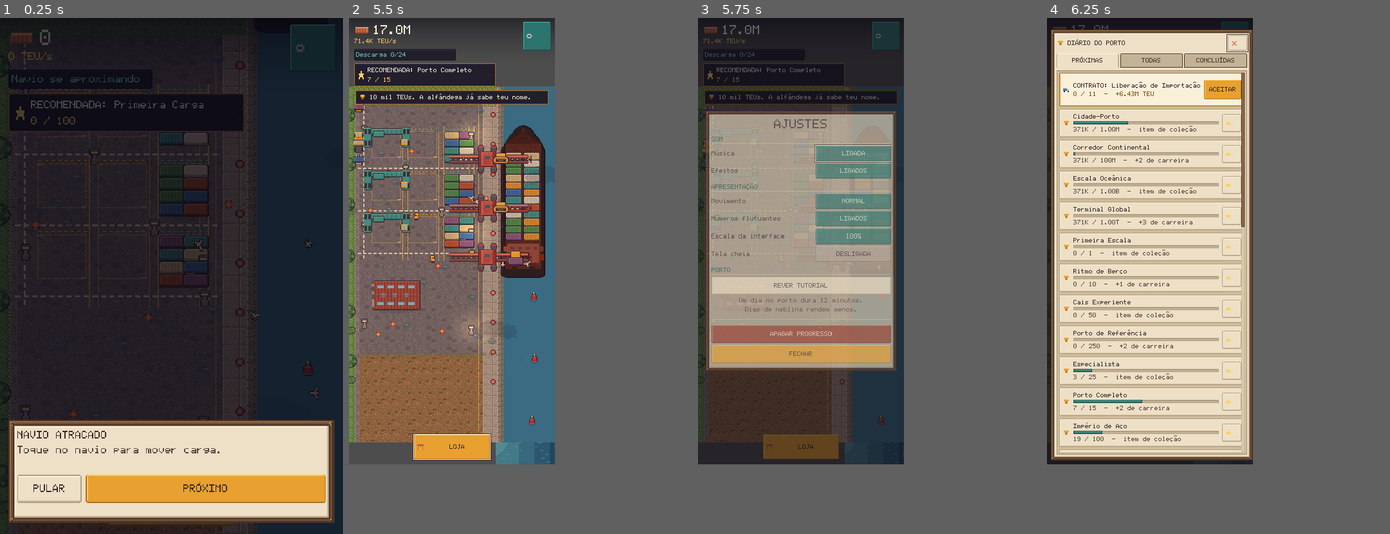
Above: before the commit, frames 1-4 (left to right).
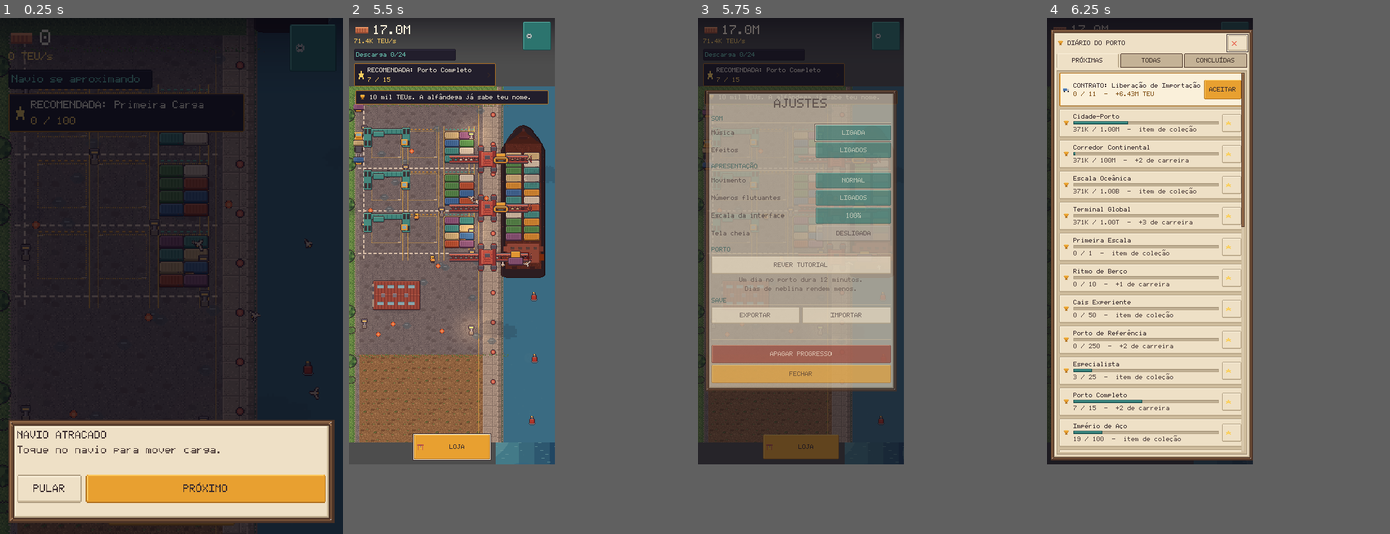
Above: after the commit, the same moments.

Repository: chicogborba/HarborClick
Game: Godot game, scene res://tools/capture/capture.tscn
Same seed, same stepped clock (60 frames per second), same inputs: the game is played once before the commit and once after it. This scene is started directly instead of the project's main scene.
Inputs (mouse positions are in pixels of both pictures, inside the frame that each line leads up to):
- Up to frame 1 (0.25 s): no input
- Up to frame 2 (5.5 s): click "LOJA" at 0.5 s; tap Enter (ui_accept) at 1.25, 1.52, 4.52 s; move the mouse to (503, 379) at 1.27 s; hold Up 1.28-2 s; click (503, 379) at 1.42 s; drag from (623, 353) to (503, 379) at 2.02 s; move the mouse to (417, 198) at 2.77 s; hold A (pan_left) 2.78-3.5 s; drag from (537, 276) to (417, 198) at 3.52 s; move the mouse to (469, 147) at 4.27 s; hold Down 4.28-5 s; drag from (520, 276) to (469, 147) at 5.02 s
- Up to frame 3 (5.75 s): no input
- Up to frame 4 (6.25 s): click (1143, 363) at 5.75 s, where only the run after the commit has a clickable "EXPORTAR"

Frames 1-2 are identical in both runs. In frame 3, 18% of the frame differs, in the area x 2-58%, y 14-73%; in frame 4, nothing differs.

Commit message:
feat: manual save backup, storage detection and a reproducible web build
Closes the shippable half of phase 7.

Backup: Ajustes now exports the live run to the clipboard and to
user://harborclick_save.json, and imports it back behind a second
confirmation. Export builds the same envelope save_game writes, so a
backup can never be a different shape from a real save.

Import is validated by exactly the rules a file on disk has to pass, and
that shared validator fixed a real bug on the load path too: a truncated
or foreign `{}` was being read as a valid v1 save, which silently reset
the run instead of falling back to the backup. A v1 envelope must now
carry the one field every v1 save had.

Storage: user:// is probed at boot. A browser refusing site data — a
private window, a full quota — is surfaced in Ajustes instead of letting
someone build a run for an hour and lose it on reload.

Lifecycle: every route out of the foreground writes synchronously,
including WM_GO_BACK_REQUEST, and APPLICATION_RESUMED re-credits offline
progress through the same path a cold start uses so the two cannot
disagree.

Web: export_presets.cfg with the Compatibility/WebGL2 preset (tools,
tests and .devprobe excluded so dev probes never ship), a build script
that runs the whole regression before exporting, and a tiny server that
sets the COOP/COEP headers the export needs. Verified as far as Godot
asking for export templates, which are not installed here — so the build
itself and the browser persistence test are still owed, and the roadmap
says so rather than claiming them.

Co-Authored-By: Claude Opus 5 <noreply@anthropic.com>

Diff:
--- a/scripts/autoload/save_manager.gd
+++ b/scripts/autoload/save_manager.gd
@@ -20,10 +20,13 @@
 var _loaded_sections: Dictionary = {}
 var _has_loaded_game := false
 var _save_path := SAVE_PATH
+var _last_saved_at := 0.0
+var _storage_ok := true
 
 
 func _ready() -> void:
 	_connect_save_events()
+	probe_storage()
 	# Test runners choose an isolated path during their first deferred frame.
 	# Loading user://save.json here would migrate/credit the player's real save
 	# before the runner can redirect us.
@@ -61,10 +64,18 @@
 
 
 func _notification(what: int) -> void:
+	# Android and iOS can kill a backgrounded app without warning, and a web
+	# tab can be discarded on navigation, so every route out of the foreground
+	# writes synchronously rather than waiting for the autosave tick.
 	if what == NOTIFICATION_APPLICATION_PAUSED \
 			or what == NOTIFICATION_APPLICATION_FOCUS_OUT \
+			or what == NOTIFICATION_WM_GO_BACK_REQUEST \
 			or what == NOTIFICATION_WM_CLOSE_REQUEST:
 		save_game(&"lifecycle")
+	if what == NOTIFICATION_APPLICATION_RESUMED:
+		# Time passed while we were away. Re-crediting from the last write is
+		# the same path a cold start takes, so the two can never disagree.
+		_apply_offline_progress(_last_saved_at)
 	if what == NOTIFICATION_WM_CLOSE_REQUEST:
 		get_tree().quit()
 
@@ -95,7 +106,10 @@
 	return _loaded_sections.get("yard", _pending.get("yard", []))
 
 
-func save_game(reason: StringName = &"manual") -> bool:
+func build_envelope() -> Dictionary:
+	## The exact payload that would be written right now. Shared by save and
+	## manual export so an exported file can never be a different shape from a
+	## real save.
 	# Preserve payloads whose providers have not registered yet. Registered
 	# providers overwrite their own section with a fresh snapshot below.
 	var sections: Dictionary = _loaded_sections.duplicate(true)
@@ -105,19 +119,25 @@
 	# Main currently owns the yard lifecycle and has not registered it itself.
 	if yard != null:
 		sections["yard"] = yard.to_save()
-	var envelope := {
+	return {
 		"save_version": SAVE_VERSION,
 		"saved_at_unix": Time.get_unix_time_from_system(),
 		"core": GameState.to_save(),
 		"time": TimeManager.to_save(),
 		"sections": sections,
 	}
+
+
+func save_game(reason: StringName = &"manual") -> bool:
+	var envelope := build_envelope()
+	var sections: Dictionary = envelope.sections
 	if not _write_atomically(envelope):
 		EventBus.save_finished.emit(false, reason)
 		return false
 	_pending = sections.duplicate(true)
 	_loaded_sections = sections.duplicate(true)
 	_has_loaded_game = true
+	_last_saved_at = float(envelope.saved_at_unix)
 	EventBus.save_finished.emit(true, reason)
 	return true
 
@@ -173,7 +193,8 @@
 		if _loaded_sections.has(id):
 			var restore: Callable = _sections[id].restore
 			restore.call(_loaded_sections[id])
-	_apply_offline_progress(float(envelope.get("saved_at_unix", envelope.get("timestamp", 0.0))))
+	_last_saved_at = float(envelope.get("saved_at_unix", envelope.get("timestamp", 0.0)))
+	_apply_offline_progress(_last_saved_at)
 
 
 func _apply_offline_progress(saved_at: float) -> void:
@@ -280,12 +301,27 @@
 	if not (parsed is Dictionary):
 		return {}
 	var data: Dictionary = parsed
+	return data if envelope_problem(data).is_empty() else {}
+
+
+static func envelope_problem(data: Dictionary) -> String:
+	## The one place a payload is judged, so a file on disk and a pasted backup
+	## are held to identical rules. Returns "" when the envelope is usable.
 	var version := int(data.get("save_version", 1))
 	if version > SAVE_VERSION:
-		return {}
-	if version >= 2 and (not (data.get("core", null) is Dictionary) or not (data.get("time", null) is Dictionary) or not (data.get("sections", null) is Dictionary)):
-		return {}
-	return data
+		return "Save de uma versão mais nova (v%d)." % version
+	if version >= 2:
+		if not (data.get("core", null) is Dictionary
+				and data.get("time", null) is Dictionary
+				and data.get("sections", null) is Dictionary):
+			return "Save incompleto ou corrompido."
+		return ""
+	# A v1 envelope was flat. Requiring the one field every v1 save carried
+	# stops an empty or foreign JSON object from being read as a valid save —
+	# which would silently wipe the run instead of falling back to the backup.
+	if not data.has("teus"):
+		return "Isso não é um save do HarborClick."
+	return ""
 
 
 func _tmp_path() -> String:
@@ -303,3 +339,70 @@
 func set_save_path_for_tests(path: String) -> void:
 	## Deliberately public so the headless suite can isolate its files.
 	_save_path = path
+
+
+# ------------------------------------------------------ manual backup / web
+
+const EXPORT_PATH := "user://harborclick_save.json"
+
+
+func storage_available() -> bool:
+	## A browser can refuse `user://` entirely — private windows, blocked
+	## site data, a full quota. Silently playing a run that will evaporate on
+	## reload is the worst possible outcome, so this is probed at boot and the
+	## answer is surfaced in Ajustes.
+	return _storage_ok
+
+
+func probe_storage() -> bool:
+	var probe := _save_path + ".probe"
+	var file := FileAccess.open(probe, FileAccess.WRITE)
+	if file == null:
+		_storage_ok = false
+		return false
+	file.store_string("ok")
+	file.close()
+	var back := FileAccess.open(probe, FileAccess.READ)
+	_storage_ok = back != null and back.get_as_text() == "ok"
+	if back != null:
+		back.close()
+	if FileAccess.file_exists(probe):
+		DirAccess.remove_absolute(ProjectSettings.globalize_path(probe))
+	return _storage_ok
+
+
+func export_text() -> String:
+	## The live state, not whatever is on disk: exporting has to capture the
+	## run the player is actually in.
+	return JSON.stringify(build_envelope(), "  ")
+
+
+func export_to_file(path: String = EXPORT_PATH) -> bool:
+	var file := FileAccess.open(path, FileAccess.WRITE)
+	if file == null:
+		return false
+	file.store_string(export_text())
+	file.flush()
+	file.close()
+	return true
+
+
+func import_text(text: String) -> Dictionary:
+	## Validated against exactly the same rules a save file on disk has to
+	## pass, then written through the normal atomic path so a bad paste can
+	## never leave the primary save half-written.
+	var json := JSON.new()
+	if json.parse(text.strip_edges()) != OK:
+		return {"ok": false, "error": "Isso não é um save (JSON inválido)."}
+	var parsed: Variant = json.data
+	if not parsed is Dictionary:
+		return {"ok": false, "error": "Isso não é um save do HarborClick."}
+	var envelope: Dictionary = parsed
+	var problem := envelope_problem(envelope)
+	if not problem.is_empty():
+		return {"ok": false, "error": problem}
+	if not _write_atomically(envelope):
+		return {"ok": false, "error": "Não foi possível gravar o save."}
+	_apply_loaded(envelope)
+	EventBus.save_finished.emit(true, &"import")
+	return {"ok": true, "error": ""}
--- a/scripts/ui/settings_panel.gd
+++ b/scripts/ui/settings_panel.gd
@@ -30,6 +30,8 @@
 var _tutorial_btn: Button
 var _safe_rect := Rect2()
 var _focus_return: Control
+var _backup_status: Label
+var _confirm_import := false
 
 
 func _ready() -> void:
@@ -95,6 +97,29 @@
 	note.horizontal_alignment = HORIZONTAL_ALIGNMENT_CENTER
 	_content.add_child(note)
 
+	_content.add_child(_caption("SAVE"))
+	var backup_row := HBoxContainer.new()
+	backup_row.add_theme_constant_override(&"separation", 4)
+	_content.add_child(backup_row)
+	var export_btn := UiTheme.button("EXPORTAR", &"ghost", UiTheme.SIZE_SMALL)
+	export_btn.custom_minimum_size.y = 26.0
+	export_btn.size_flags_horizontal = Control.SIZE_EXPAND_FILL
+	UiTheme.describe(export_btn, "Exportar o save",
+		"Copia o save para a área de transferência e grava uma cópia em disco.")
+	export_btn.pressed.connect(_on_export)
+	backup_row.add_child(export_btn)
+	var import_btn := UiTheme.button("IMPORTAR", &"ghost", UiTheme.SIZE_SMALL)
+	import_btn.custom_minimum_size.y = 26.0
+	import_btn.size_flags_horizontal = Control.SIZE_EXPAND_FILL
+	UiTheme.describe(import_btn, "Importar um save",
+		"Lê o save da área de transferência e substitui o progresso atual.")
+	import_btn.pressed.connect(_on_import)
+	backup_row.add_child(import_btn)
+	_backup_status = UiTheme.label("", UiTheme.SIZE_SMALL, UiTheme.INK_SOFT)
+	_backup_status.horizontal_alignment = HORIZONTAL_ALIGNMENT_CENTER
+	_backup_status.autowrap_mode = TextServer.AUTOWRAP_WORD_SMART
+	_content.add_child(_backup_status)
+
 	_content.add_child(UiTheme.spacer(4.0))
 	_content.add_child(UiTheme.divider())
 	_content.add_child(UiTheme.spacer(2.0))
@@ -151,8 +176,16 @@
 
 func open() -> void:
 	_confirm_wipe = false
+	_confirm_import = false
 	_wipe_btn.text = "APAGAR PROGRESSO"
 	UiTheme.style_button(_wipe_btn, &"danger")
+	# A browser that refuses site data would otherwise let the player build a
+	# run for an hour and lose it on reload without ever being warned.
+	if SaveManager.storage_available():
+		_backup_status.text = ""
+	else:
+		_backup_status.text = "Este navegador não está guardando o progresso. Exporte o save antes de sair."
+		_backup_status.label_settings.font_color = UiTheme.DANGER
 	_refresh()
 	_focus_return = get_viewport().gui_get_focus_owner()
 	visible = true
@@ -249,6 +282,38 @@
 	_refresh()
 
 
+func _on_export() -> void:
+	## Clipboard first: on the web build it is the only channel out of the
+	## sandbox, and on desktop the file copy is the one you can actually keep.
+	DisplayServer.clipboard_set(SaveManager.export_text())
+	var wrote := SaveManager.export_to_file()
+	_backup_status.text = "Save copiado. Cópia em %s" % SaveManager.EXPORT_PATH \
+		if wrote else "Save copiado para a área de transferência."
+	_backup_status.label_settings.font_color = UiTheme.TEAL_DEEP
+	AudioManager.play_sfx("tap")
+
+
+func _on_import() -> void:
+	## Two presses: this overwrites the run in progress and there is no undo.
+	if not _confirm_import:
+		_confirm_import = true
+		_backup_status.text = "Isso substitui o progresso atual. Toque de novo."
+		_backup_status.label_settings.font_color = UiTheme.DANGER
+		AudioManager.play_sfx("deny")
+		return
+	_confirm_import = false
+	var result := SaveManager.import_text(DisplayServer.clipboard_get())
+	if bool(result.get("ok", false)):
+		_backup_status.text = "Save importado."
+		_backup_status.label_settings.font_color = UiTheme.TEAL_DEEP
+		AudioManager.play_sfx("build")
+		get_tree().reload_current_scene()
+		return
+	_backup_status.text = str(result.get("error", "Falha ao importar."))
+	_backup_status.label_settings.font_color = UiTheme.DANGER
+	AudioManager.play_sfx("deny")
+
+
 func _on_wipe() -> void:
 	if not _confirm_wipe:
 		_confirm_wipe = true
--- /dev/null
+++ b/tests/backup_test_runner.gd
@@ -0,0 +1,96 @@
+extends Node
+## Manual save export/import contract.
+## Run with:
+## Godot --headless --path . res://tests/backup_test_runner.tscn
+##
+## A player moving between a browser and a phone, or clearing site data by
+## accident, needs a save they can carry by hand. That is only worth having if
+## a round trip reproduces the same state exactly and a bad paste cannot
+## destroy the run that is already there.
+
+const TEST_SAVE_PATH := "user://harborclick_backup_test.json"
+const TEST_EXPORT_PATH := "user://harborclick_backup_test_export.json"
+
+var failures: Array[String] = []
+
+
+func _init() -> void:
+	call_deferred("_run")
+
+
+func _run() -> void:
+	SaveManager.set_save_path_for_tests(TEST_SAVE_PATH)
+	SaveManager.wipe()
+	GameState.from_save({})
+
+	_test_round_trip_reproduces_the_same_state()
+	_test_a_bad_paste_leaves_the_run_alone()
+	_test_storage_probe_reports_a_writable_user_dir()
+
+	SaveManager.wipe()
+	if FileAccess.file_exists(TEST_EXPORT_PATH):
+		DirAccess.remove_absolute(ProjectSettings.globalize_path(TEST_EXPORT_PATH))
+	_expect(not FileAccess.file_exists(TEST_SAVE_PATH), "cleanup removes the test save")
+
+	if failures.is_empty():
+		print("BACKUP TESTS PASSED (round trip, rejection, storage probe)")
+		get_tree().quit(0)
+	else:
+		for failure in failures:
+			push_error(failure)
+		print("BACKUP TESTS FAILED: %d assertion(s)" % failures.size())
+		get_tree().quit(1)
+
+
+func _test_round_trip_reproduces_the_same_state() -> void:
+	GameState.teus = 123456.0
+	GameState.lifetime_teus = 999999.0
+	GameState.owned["estivador"] = 7
+	GameState.upgrades["luvas"] = true
+	GameState.recompute()
+	var exported := SaveManager.export_text()
+	_expect(SaveManager.export_to_file(TEST_EXPORT_PATH),
+		"the export also lands on disk as a file the player can keep")
+
+	# Wander far away, then come back through the exported text alone.
+	GameState.teus = 1.0
+	GameState.owned.clear()
+	GameState.upgrades.clear()
+	GameState.recompute()
+	var result := SaveManager.import_text(exported)
+	_expect(bool(result.get("ok", false)),
+		"a save exported from the live run imports cleanly")
+	_expect(is_equal_approx(GameState.teus, 123456.0),
+		"the imported run has its currency back (%.1f)" % GameState.teus)
+	_expect(GameState.structure_count("estivador") == 7,
+		"the imported run has its structures back")
+	_expect(GameState.has_upgrade("luvas"),
+		"the imported run has its upgrades back")
+
+
+func _test_a_bad_paste_leaves_the_run_alone() -> void:
+	var before := GameState.teus
+	for junk in ["", "não é json", "[1,2,3]", "{}",
+			'{"save_version": 99, "core": {}, "time": {}, "sections": {}}',
+			'{"save_version": 2, "core": "nope", "time": {}, "sections": {}}']:
+		var result := SaveManager.import_text(junk)
+		_expect(not bool(result.get("ok", true)),
+			"import rejects %s" % ("empty text" if junk.is_empty() else junk.left(28)))
+		_expect(not str(result.get("error", "")).is_empty(),
+			"a rejected import says why")
+	_expect(is_equal_approx(GameState.teus, before),
+		"a rejected import does not touch the run in progress")
+	_expect(FileAccess.file_exists(TEST_SAVE_PATH),
+		"a rejected import leaves the save file on disk")
+
+
+func _test_storage_probe_reports_a_writable_user_dir() -> void:
+	_expect(SaveManager.probe_storage(),
+		"the storage probe passes where user:// is writable")
+	_expect(not FileAccess.file_exists(TEST_SAVE_PATH + ".probe"),
+		"the storage probe cleans up after itself")
+
+
+func _expect(condition: bool, label: String) -> void:
+	if not condition:
+		failures.append(label)
--- /dev/null
+++ b/tests/backup_test_runner.tscn
@@ -0,0 +1,6 @@
+[gd_scene load_steps=2 format=3]
+
+[ext_resource type="Script" path="res://tests/backup_test_runner.gd" id="1_backup"]
+
+[node name="BackupTestRunner" type="Node"]
+script = ExtResource("1_backup")
Not shown, added: export_presets.cfg
Not shown, added: tests/a11y_test_runner.gd.uid
Not shown, added: tests/backup_test_runner.gd.uid
Not shown, added: tools/export/build_web.sh
